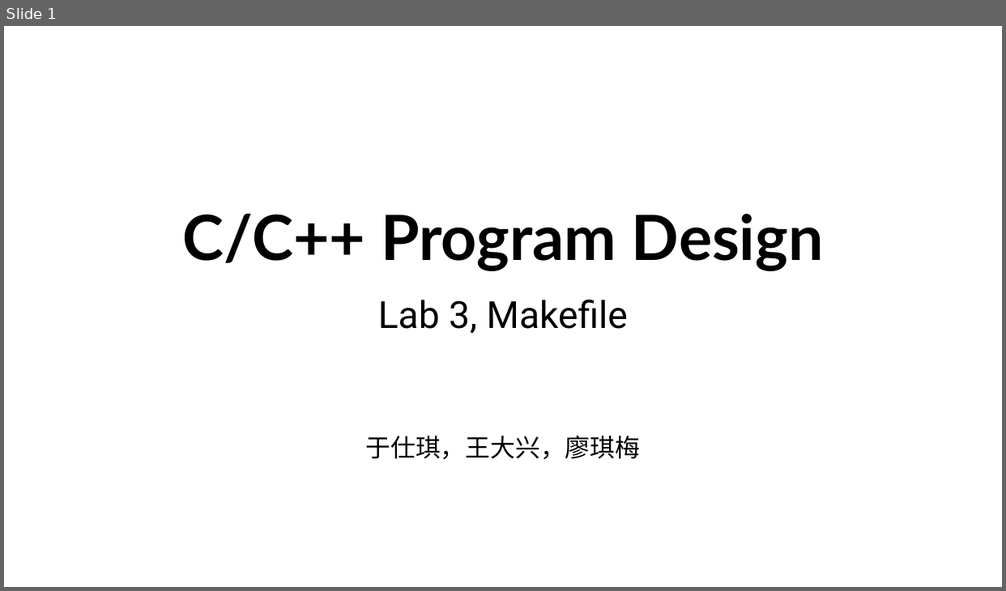
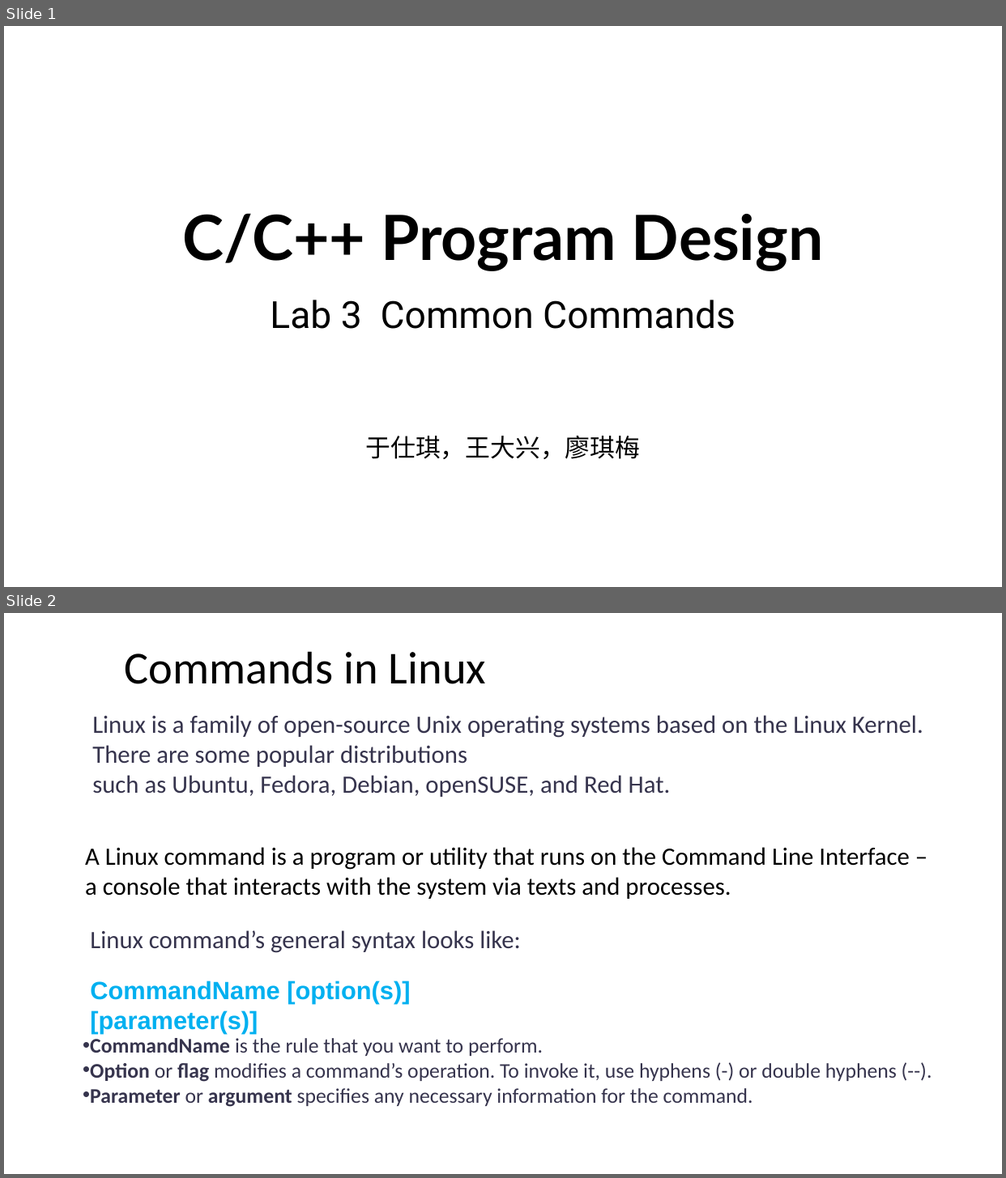
Before and after one commit to ShiqiYu/CPP, a slide deck: week03/Lab03.pptx. Shown one above the other, each under a label of ours: slide 1 before the commit, slides 1 and 2 after it. The pictures are 1006x591 and 1006x1178 pixels, drawn with LibreOffice and Linux fonts; fonts in the diff are those of the drawing; background and template pictures are left out. Boxes give left, top, right and bottom in pixels: in the first picture for what was removed or moved away, otherwise in the second. Text is boxed around its words. In the diff, an @@ line names an element or a change of style, - is before the commit and + after.

```diff
--- a/week03/Lab03.pptx
+++ b/week03/Lab03.pptx
@@ slide 2 added at (x1=4, y1=613, x2=1002, y2=1174), background #FFFFFF @@
@@ title added at (x1=124, y1=651, x2=486, y2=684), 44 pt, text #000000 @@
+Commands in Linux
@@ text added at (x1=92, y1=715, x2=923, y2=797), 24 pt, text #36344D @@
+Linux is a family of open-source Unix operating systems based on the Linux Kernel.
+There are some popular distributions
+such as Ubuntu, Fedora, Debian, openSUSE, and Red Hat.
@@ text added at (x1=85, y1=847, x2=910, y2=899), 24 pt, text #000000 @@
+A Linux command is a program or utility that runs on the Command Line Interface – a console that interacts with the system via texts and processes.
@@ text added at (x1=90, y1=931, x2=521, y2=953), 24 pt, text #36344D @@
+Linux command’s general syntax looks like:
@@ text added at (x1=90, y1=981, x2=410, y2=1034), 24 pt, text #00B0F0, bold @@
+CommandName [option(s)] [parameter(s)]
@@ text added at (x1=90, y1=1038, x2=897, y2=1107), 20 pt, text #36344D @@
+• CommandName is the rule that you want to perform.
+• Option or flag modifies a command’s operation. To invoke it, use hyphens (-) or double hyphens (--).
+• Parameter or argument specifies any necessary information for the command.
@@ slide 1 changed as well @@
@@ subtitle at (x1=270, y1=300, x2=735, y2=329): text changed @@
-Lab 3, Makefile
+Lab 3 Common Commands
```
Also in this commit, not shown: 20 other slides added, 15 slides removed.
